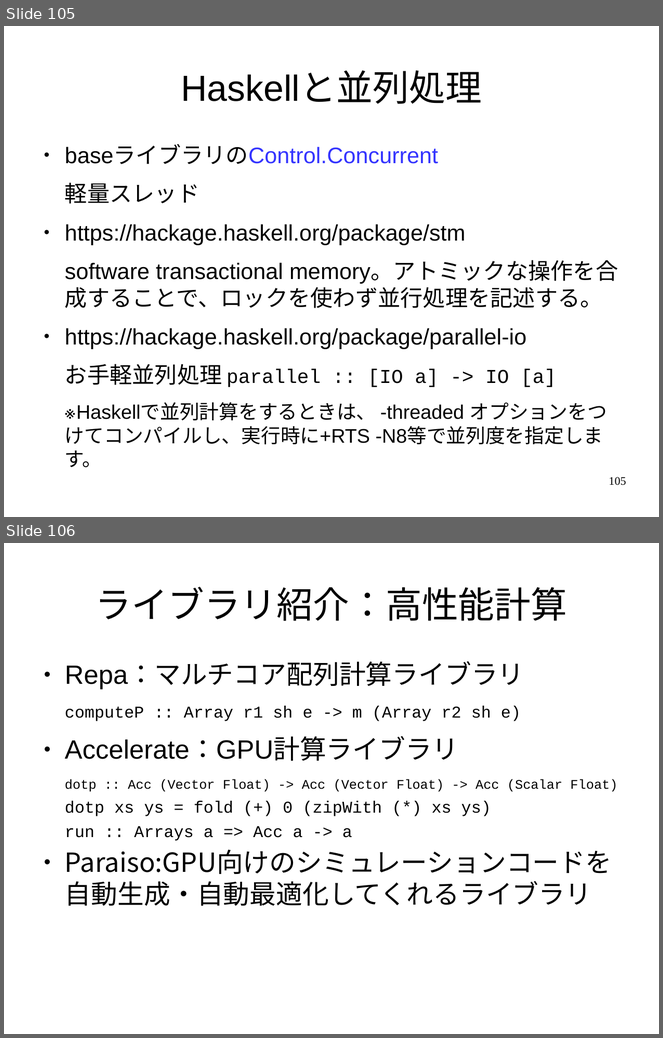
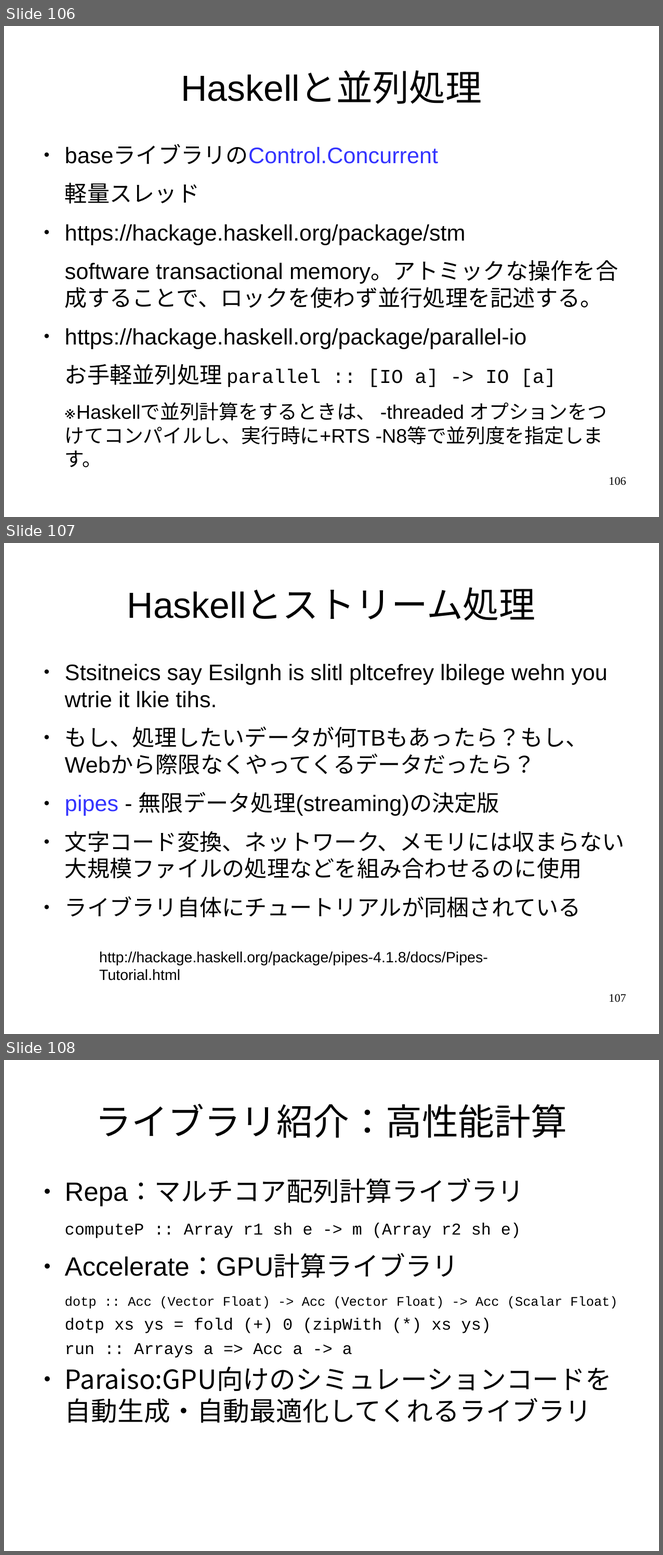
Before and after one commit to nushio3/learn-haskell, a slide deck: Tsukuba-2016.odp. Shown one above the other, each under a label of ours: slides 105 and 106 before the commit, slides 106, 107 and 108 after it. The pictures are 663x1038 and 663x1555 pixels, drawn with LibreOffice and Linux fonts; fonts in the diff are those of the drawing. Boxes give left, top, right and bottom in pixels: in the first picture for what was removed or moved away, otherwise in the second. Text is boxed around its words. In the diff, an @@ line names an element or a change of style, - is before the commit and + after.

```diff
--- a/Tsukuba-2016.odp
+++ b/Tsukuba-2016.odp
@@ slide 107 added at box(4, 543, 659, 1034), background #FFFFFF @@
@@ title added at box(127, 589, 536, 621), 44 pt, text #000000 @@
+Haskellとストリーム処理
@@ text added at box(65, 664, 625, 918), 27.2 pt, text #000000 @@
+● Stsitneics say Esilgnh is slitl pltcefrey lbilege wehn you wtrie it lkie tihs.
+● もし、処理したいデータが何TBもあったら？もし、Webから際限なくやってくるデータだったら？
+● pipes - 無限データ処理(streaming)の決定版
+● 文字コード変換、ネットワーク、メモリには収まらない大規模ファイルの処理などを組み合わせるのに使用
+● ライブラリ自体にチュートリアルが同梱されている
@@ text added at box(99, 952, 488, 981), 18 pt, text #000000 @@
+http://hackage.haskell.org/package/pipes-4.1.8/docs/Pipes-Tutorial.html
@@ page number added at box(609, 994, 626, 1003), 14 pt, text #000000 @@
+107
@@ what was slide 105 is now slide 106 @@
@@ page number at box(609, 477, 626, 486): text changed @@
-105
+106
@@ what was slide 106 is now slide 108 @@
```
Also in this commit, not shown: 4 slides changed, 3 other slides added.
